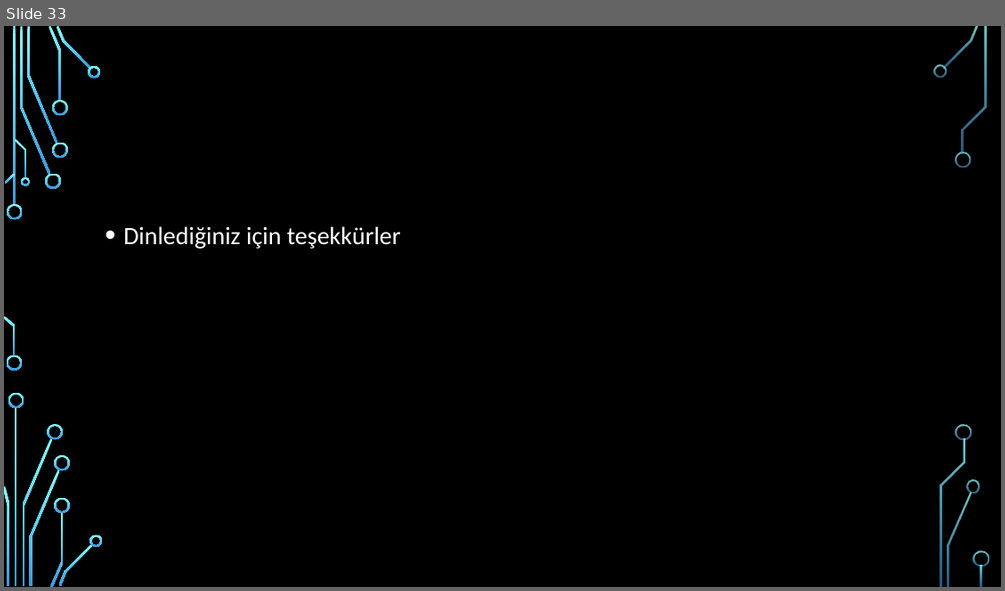
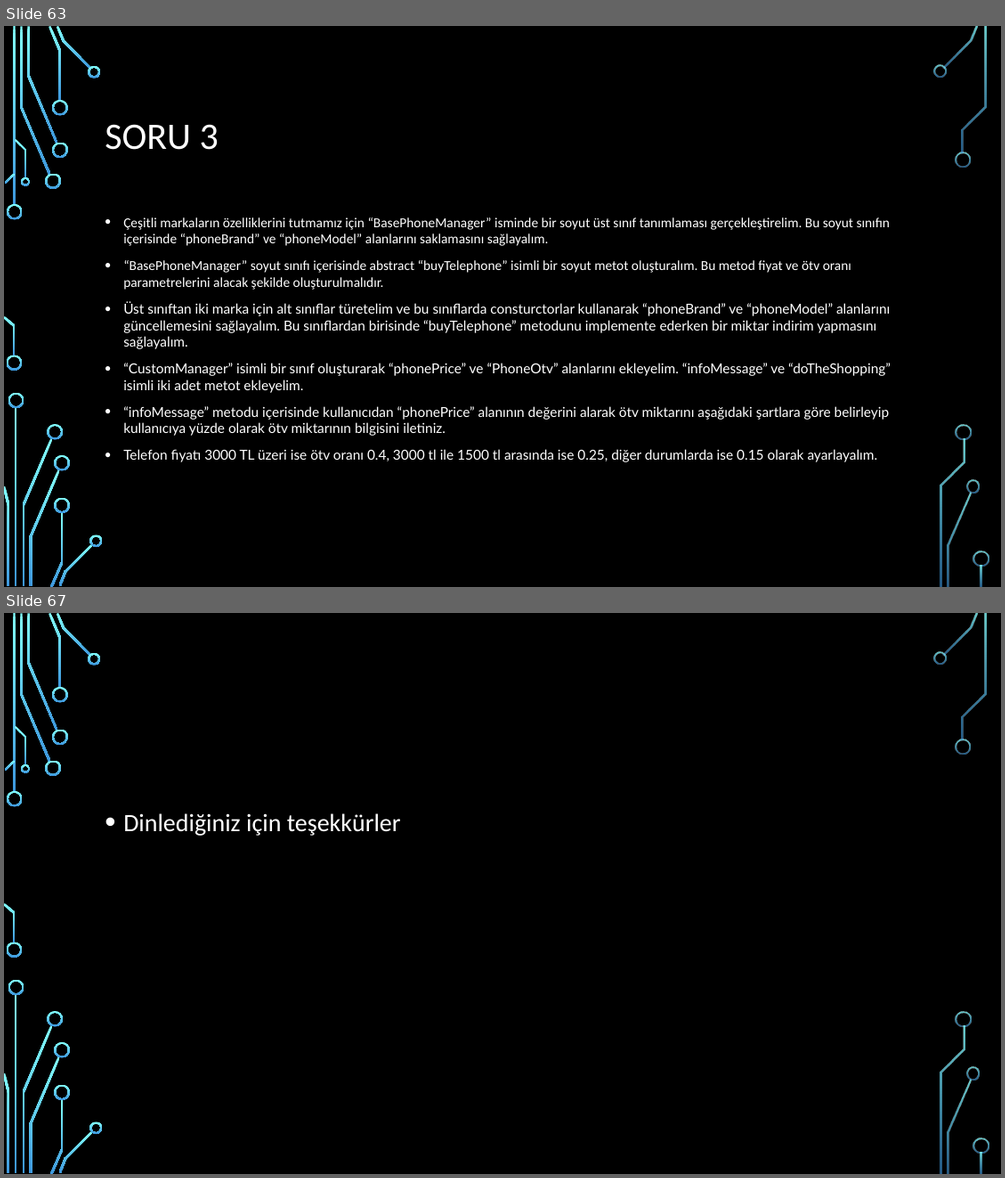
Before and after one commit to burakduman-bilgeadam/sunum, a slide deck: OOPPart2.pptx. Shown one above the other, each under a label of ours: slide 33 before the commit, slides 63 and 67 after it; the slides between them are not shown. The pictures are 1005x591 and 1005x1178 pixels, drawn with LibreOffice and Linux fonts; fonts in the diff are those of the drawing; background and template pictures are left out. Boxes give left, top, right and bottom in pixels: in the first picture for what was removed or moved away, otherwise in the second. Text is boxed around its words. In the diff, an @@ line names an element or a change of style, - is before the commit and + after.

```diff
--- a/OOPPart2.pptx
+++ b/OOPPart2.pptx
@@ slide 63 added at bbox=[4, 26, 1001, 587], background picture (left out); not listed: 36 template elements that a slide beside it also shows @@
@@ title added at bbox=[105, 124, 218, 150], 36 pt, text #FFFFFF @@
+SORU 3
@@ text added at bbox=[123, 217, 890, 462], 13.2 pt, text #FFFFFF @@
+• Çeşitli markaların özelliklerini tutmamız için “BasePhoneManager” isminde bir soyut üst sınıf tanımlaması gerçekleştirelim. Bu soyut sınıfın içerisinde “phoneBrand” ve “phoneModel” alanlarını saklamasını sağlayalım.
+• “BasePhoneManager” soyut sınıfı içerisinde abstract “buyTelephone” isimli bir soyut metot oluşturalım. Bu metod fiyat ve ötv oranı parametrelerini alacak şekilde oluşturulmalıdır.
+• Üst sınıftan iki marka için alt sınıflar türetelim ve bu sınıflarda consturctorlar kullanarak “phoneBrand” ve “phoneModel” alanlarını güncellemesini sağlayalım. Bu sınıflardan birisinde “buyTelephone” metodunu implemente ederken bir miktar indirim yapmasını sağlayalım.
+• “CustomManager” isimli bir sınıf oluşturarak “phonePrice” ve “PhoneOtv” alanlarını ekleyelim. “infoMessage” ve “doTheShopping” isimli iki adet metot ekleyelim.
+• “infoMessage” metodu içerisinde kullanıcıdan “phonePrice” alanının değerini alarak ötv miktarını aşağıdaki şartlara göre belirleyip kullanıcıya yüzde olarak ötv miktarının bilgisini iletiniz.
+• Telefon fiyatı 3000 TL üzeri ise ötv oranı 0.4, 3000 tl ile 1500 tl arasında ise 0.25, diğer durumlarda ise 0.15 olarak ayarlayalım.
@@ what was slide 33 is now slide 67 @@
```
Also in this commit, not shown: 3 slides changed, 33 other slides added.
